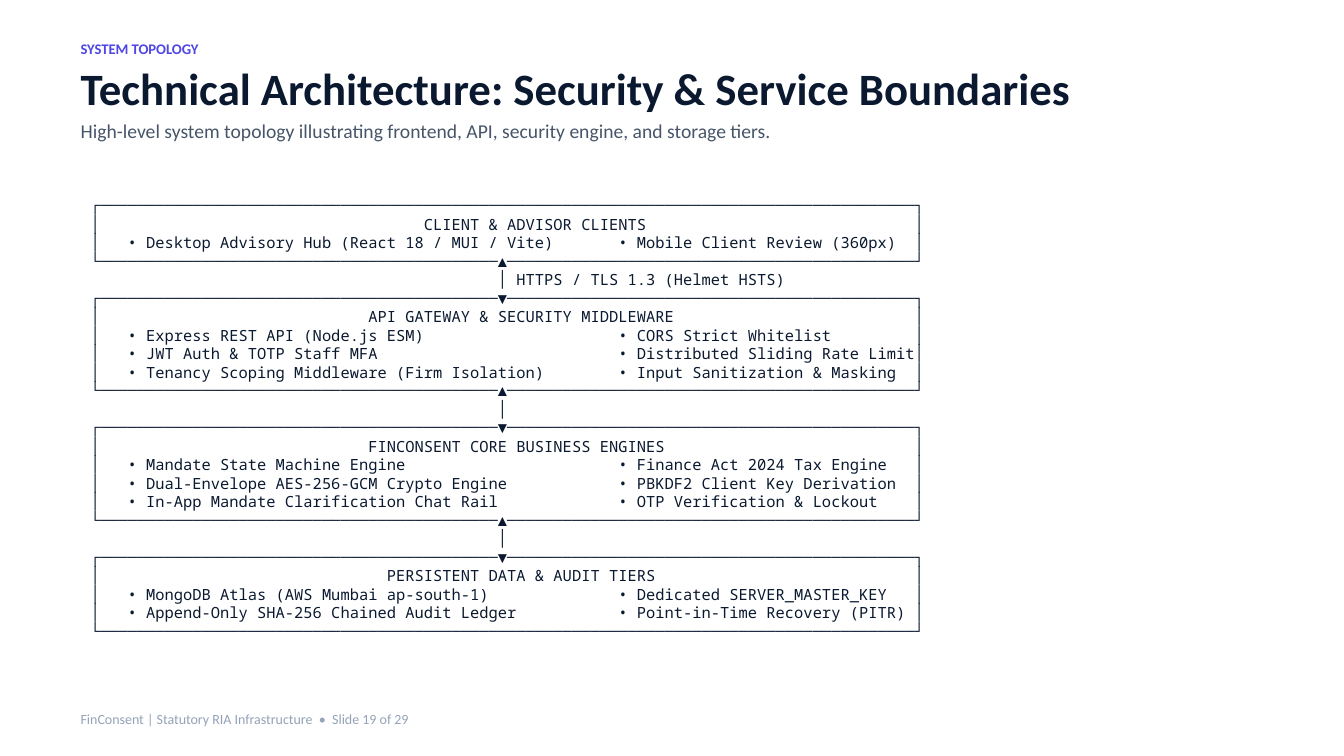
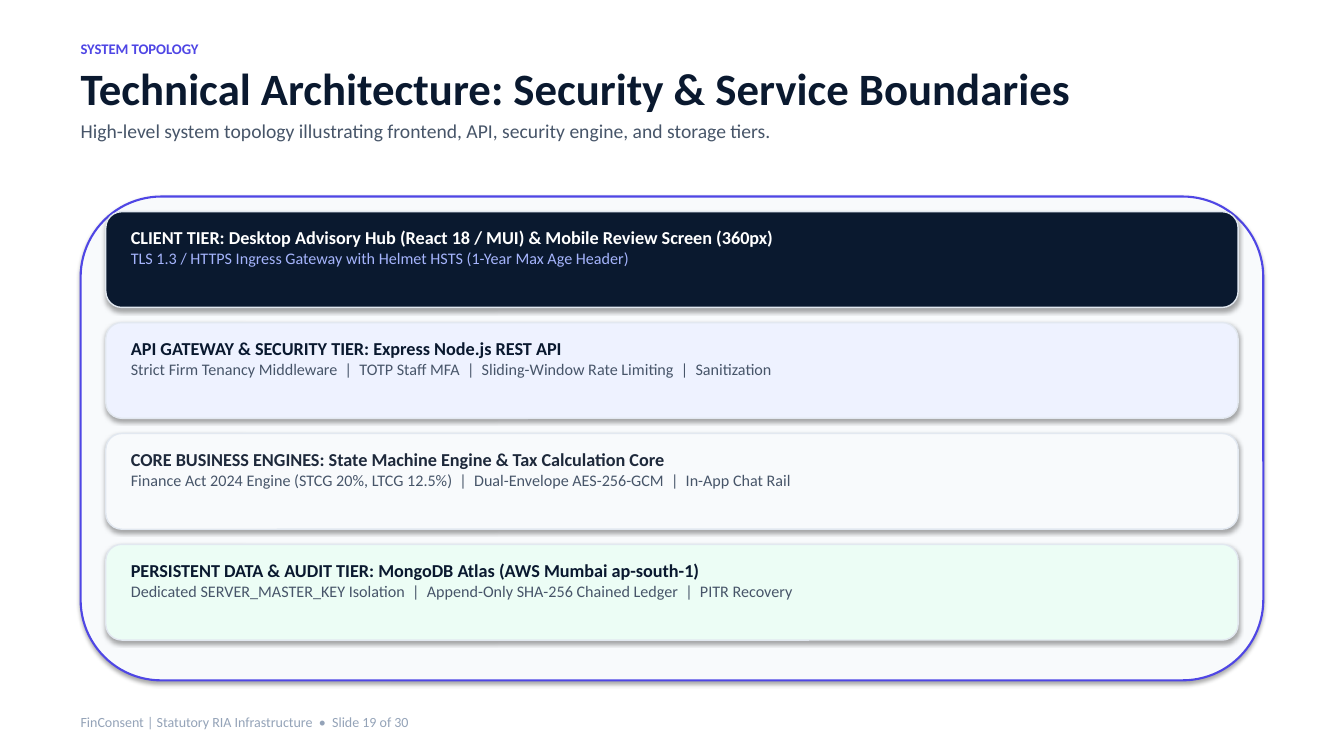
Before and after one commit to AtharvaSDeshpande/FinConsent, a slide deck: slide 19 of FinConsent-Client-Presentation.pptx. Drawn at 1344x756 pixels with LibreOffice and Linux fonts; fonts in the diff are those of the drawing. Boxes give left, top, right and bottom in pixels: in the first picture for what was removed or moved away, otherwise in the second. Text is boxed around its words. In the diff, an @@ line names an element or a change of style, - is before the commit and + after.

```diff
--- a/FinConsent-Client-Presentation.pptx
+++ b/FinConsent-Client-Presentation.pptx
@@ rounded rectangle: place and size @@
-rounded rectangle at bbox=[146, 219, 924, 622]
+rounded rectangle at bbox=[81, 197, 1263, 681]
@@ rounded rectangle at bbox=[81, 197, 1263, 681]: fill none to #F8FAFC; outline none to #4F46E5 1.5 pt; shadow on @@
@@ rounded rectangle added at bbox=[106, 212, 1238, 308], fill #0A192F, outline #E2E8F0 1 pt @@
@@ text added at bbox=[131, 230, 773, 267], 13 pt, text #FFFFFF, bold @@
+CLIENT TIER: Desktop Advisory Hub (React 18 / MUI) & Mobile Review Screen (360px)
+TLS 1.3 / HTTPS Ingress Gateway with Helmet HSTS (1-Year Max Age Header)
@@ text in rounded rectangle at bbox=[146, 219, 924, 622]: text removed @@
-┌────────────────────────────────────────────────────────────────────────────────────────┐
-│ CLIENT & ADVISOR CLIENTS │
-│ • Desktop Advisory Hub (React 18 / MUI / Vite) • Mobile Client Review (360px) │
-└───────────────────────────────────────────▲────────────────────────────────────────────┘
-│ HTTPS / TLS 1.3 (Helmet HSTS)
-┌───────────────────────────────────────────▼────────────────────────────────────────────┐
-│ API GATEWAY & SECURITY MIDDLEWARE │
-│ • Express REST API (Node.js ESM) • CORS Strict Whitelist │
-│ • JWT Auth & TOTP Staff MFA • Distributed Sliding Rate Limit│
-│ • Tenancy Scoping Middleware (Firm Isolation) • Input Sanitization & Masking │
-└───────────────────────────────────────────▲────────────────────────────────────────────┘
-│
-┌───────────────────────────────────────────▼────────────────────────────────────────────┐
-│ FINCONSENT CORE BUSINESS ENGINES │
-│ • Mandate State Machine Engine • Finance Act 2024 Tax Engine │
-│ • Dual-Envelope AES-256-GCM Crypto Engine • PBKDF2 Client Key Derivation │
-│ • In-App Mandate Clarification Chat Rail • OTP Verification & Lockout │
-└───────────────────────────────────────────▲────────────────────────────────────────────┘
-│
-┌───────────────────────────────────────────▼────────────────────────────────────────────┐
-│ PERSISTENT DATA & AUDIT TIERS │
-│ • MongoDB Atlas (AWS Mumbai ap-south-1) • Dedicated SERVER_MASTER_KEY │
-│ • Append-Only SHA-256 Chained Audit Ledger • Point-in-Time Recovery (PITR) │
-└────────────────────────────────────────────────────────────────────────────────────────┘
@@ rounded rectangle added at bbox=[106, 323, 1238, 418], fill #EEF2FF, outline #E2E8F0 1 pt @@
@@ text added at bbox=[131, 342, 772, 378], 11.5 pt, text #475569 @@
+API GATEWAY & SECURITY TIER: Express Node.js REST API
+Strict Firm Tenancy Middleware | TOTP Staff MFA | Sliding-Window Rate Limiting | Sanitization
@@ rounded rectangle added at bbox=[106, 434, 1238, 529], fill #F8FAFC, outline #E2E8F0 1 pt @@
@@ text added at bbox=[131, 453, 791, 489], 11.5 pt, text #475569 @@
+CORE BUSINESS ENGINES: State Machine Engine & Tax Calculation Core
+Finance Act 2024 Engine (STCG 20%, LTCG 12.5%) | Dual-Envelope AES-256-GCM | In-App Chat Rail
@@ rounded rectangle added at bbox=[106, 544, 1238, 640], fill #ECFDF5, outline #E2E8F0 1 pt @@
@@ text added at bbox=[131, 563, 793, 600], 11.5 pt, text #475569 @@
+PERSISTENT DATA & AUDIT TIER: MongoDB Atlas (AWS Mumbai ap-south-1)
+Dedicated SERVER_MASTER_KEY Isolation | Append-Only SHA-256 Chained Ledger | PITR Recovery
@@ text at bbox=[81, 717, 408, 729]: text changed @@
-FinConsent | Statutory RIA Infrastructure • Slide 19 of 29
+FinConsent | Statutory RIA Infrastructure • Slide 19 of 30
```
Also in this commit, not shown: 28 other slides changed, 1 slide added, 27 other files.
